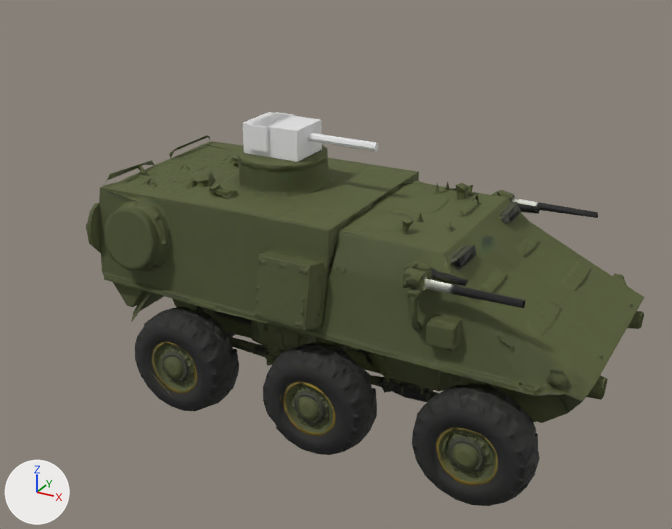
Renders of the glTF model art/meshes/vehicles/apc_kipod.glb from each side of a commit.
One viewpoint serves both versions: a 50 mm lens placed at (5.34, -10.46, 7.16), pointed at (-0.28, -0.24, 2.05). The axes (+X, +Y, +Z) are drawn at lower left. The lights are the same throughout. The older version comes first. Where no turn or scale is listed for an object, it has been applied to the vertices.

Objects in the first picture: 'hull_hull', 'hull_rubber', 'turret_metal', 'turret_plate'.
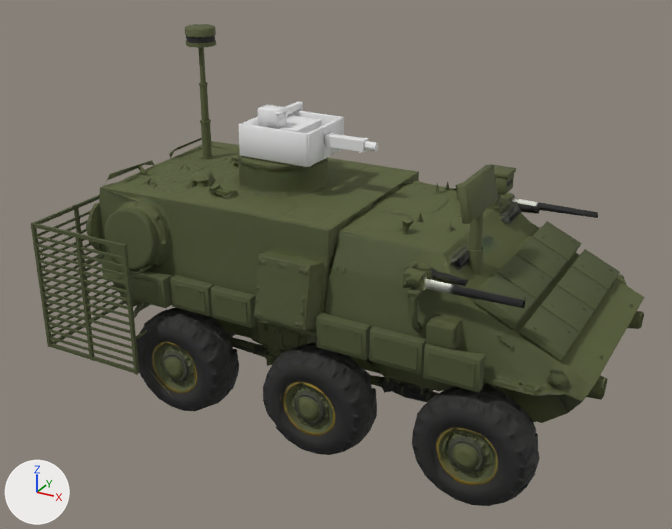
Location of each change, (x1, y1, x2, y2) in pixels of the pictures (672 x 529 px):
'kit_armour_2_hull_hull', added (green)
    after: (130, 270, 486, 393)
'kit_armour_1_hull_hull', added (green)
    after: (473, 221, 620, 361)
'kit_armour_3_hull_hull', added (green)
    after: (31, 194, 152, 375)
'kit_firepower_3_turret_metal', added
    after: (238, 110, 344, 167)
'kit_sensors_2_hull_hull', added (green)
    after: (457, 164, 498, 275)
'kit_sensors_3_hull_hull', added (green)
    after: (185, 24, 216, 160)
'kit_firepower_2_turret_metal', added
    after: (286, 102, 368, 153)
'kit_sensors_1_hull_hull', added (green)
    after: (487, 164, 516, 213)
'kit_firepower_1_turret_metal', added
    after: (257, 105, 289, 129)
'turret_metal', unchanged, covered by the edit
    before: (243, 112, 378, 162)
    after: (243, 115, 378, 151)

What changed in the scene script:
```text
Add ob_kit_sensors_3_hull_hull:
    ob_kit_sensors_3_hull_hull = bpy.data.objects.new('kit_sensors_3_hull_hull', me_kit_sensors_3_hull_hull)  # 180 vertices, 346 faces; spans x -3.17..-2.73, y 0.33..0.77, z 2.94..4.92
    ob_kit_sensors_3_hull_hull.location = (0.0, 0.0, 0.0)
Add ob_kit_sensors_2_hull_hull:
    ob_kit_sensors_2_hull_hull = bpy.data.objects.new('kit_sensors_2_hull_hull', me_kit_sensors_2_hull_hull)  # 124 vertices, 198 faces; spans x 1.746..1.954, y -1.16..-0.24, z 2.566..3.804
    ob_kit_sensors_2_hull_hull.location = (0.0, 0.0, 0.0)
Add ob_kit_sensors_1_hull_hull:
    ob_kit_sensors_1_hull_hull = bpy.data.objects.new('kit_sensors_1_hull_hull', me_kit_sensors_1_hull_hull)  # 152 vertices, 242 faces; spans x 1.378..1.79, y 0.54..0.86, z 2.845..3.44
    ob_kit_sensors_1_hull_hull.location = (0.0, 0.0, 0.0)
Add ob_kit_armour_3_hull_hull:
    ob_kit_armour_3_hull_hull = bpy.data.objects.new('kit_armour_3_hull_hull', me_kit_armour_3_hull_hull)  # 544 vertices, 584 faces; spans x -4.02..-2.38, y -2.07..2.07, z 0.67..2.58
    ob_kit_armour_3_hull_hull.location = (0.0, 0.0, 0.0)
Add ob_kit_armour_2_hull_hull:
    ob_kit_armour_2_hull_hull = bpy.data.objects.new('kit_armour_2_hull_hull', me_kit_armour_2_hull_hull)  # 576 vertices, 840 faces; spans x -2.68..2.38, y -1.77..1.77, z 1.61..2.03
    ob_kit_armour_2_hull_hull.location = (0.0, 0.0, 0.0)
Add ob_kit_armour_1_hull_hull:
    ob_kit_armour_1_hull_hull = bpy.data.objects.new('kit_armour_1_hull_hull', me_kit_armour_1_hull_hull)  # 320 vertices, 480 faces; spans x 2.08..3.19, y -1.3..1.3, z 2.0..2.62
    ob_kit_armour_1_hull_hull.location = (0.0, 0.0, 0.0)
Add ob_kit_firepower_3_turret_metal:
    ob_kit_firepower_3_turret_metal = bpy.data.objects.new('kit_firepower_3_turret_metal', me_kit_firepower_3_turret_metal)  # 112 vertices, 200 faces; spans x -1.625..-0.55, y -0.5..0.5, z 3.465..3.905
    ob_kit_firepower_3_turret_metal.location = (0.0, 0.0, 0.0)
Add ob_kit_firepower_2_turret_metal:
    ob_kit_firepower_2_turret_metal = bpy.data.objects.new('kit_firepower_2_turret_metal', me_kit_firepower_2_turret_metal)  # 112 vertices, 196 faces; spans x -1.71..0.02, y -0.09..0.76, z 3.47..4.0
    ob_kit_firepower_2_turret_metal.location = (0.0, 0.0, 0.0)
Add ob_kit_firepower_1_turret_metal:
    ob_kit_firepower_1_turret_metal = bpy.data.objects.new('kit_firepower_1_turret_metal', me_kit_firepower_1_turret_metal)  # 80 vertices, 136 faces; spans x -1.41..-1.06, y -0.37..-0.11, z 3.871..4.119
    ob_kit_firepower_1_turret_metal.location = (0.0, 0.0, 0.0)
```
